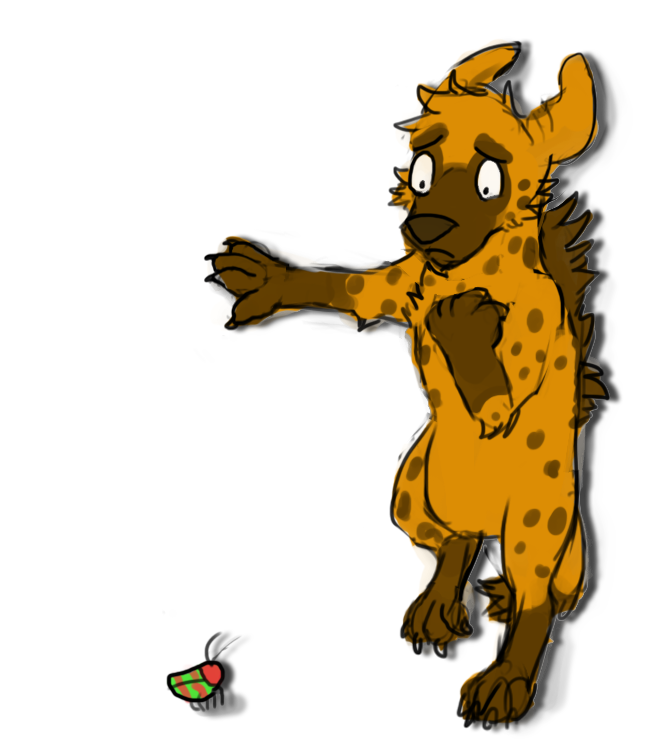
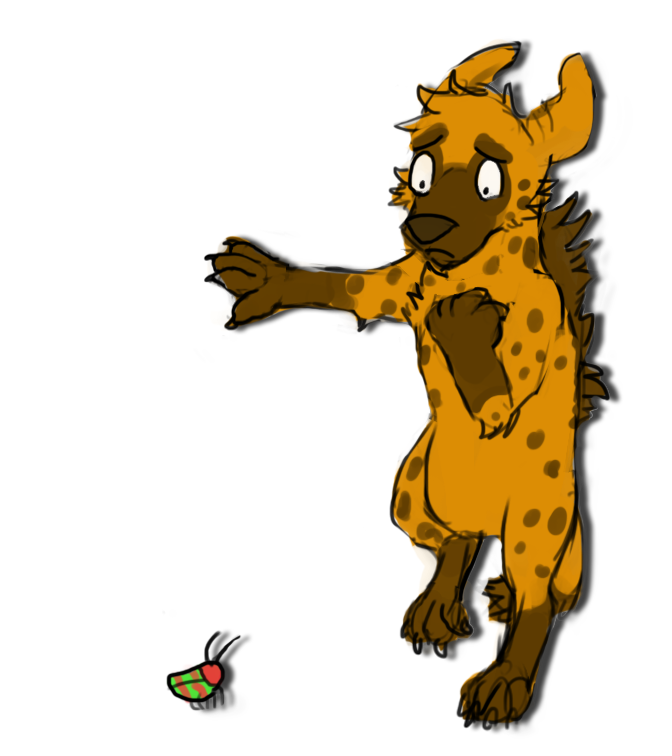
Two versions of the same layered image (672 × 756). Layer-by-layer changes:
painted on "Layer 0" over bbox(191, 42, 618, 729)
